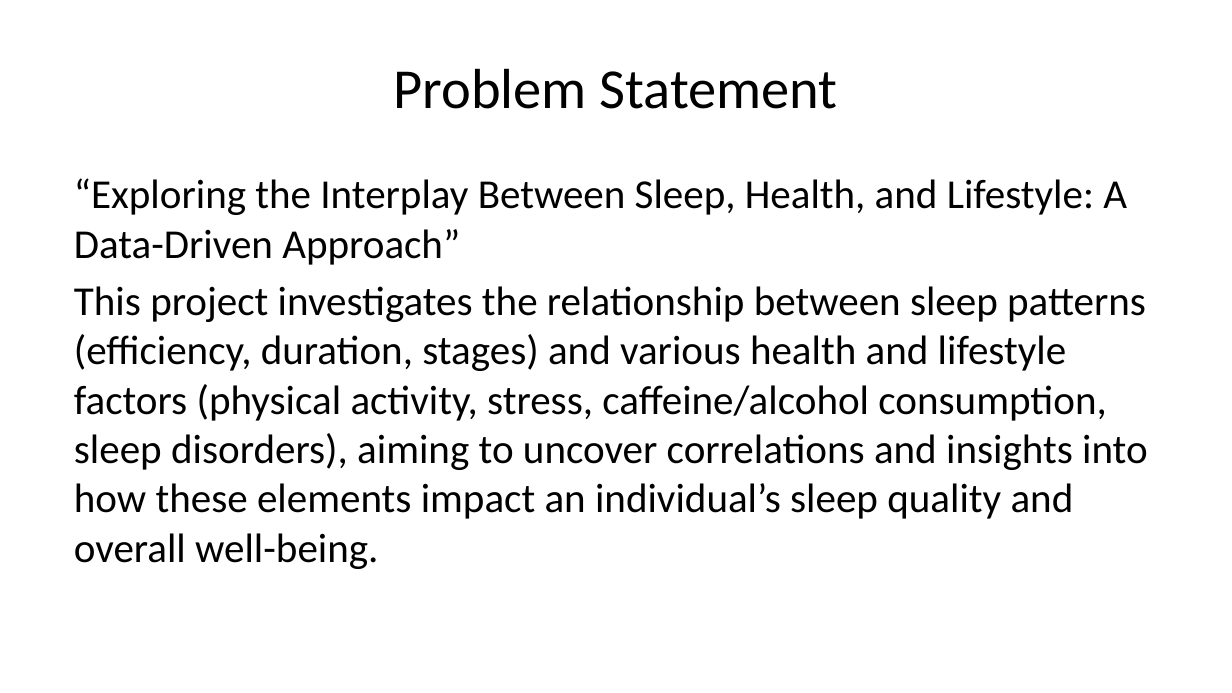
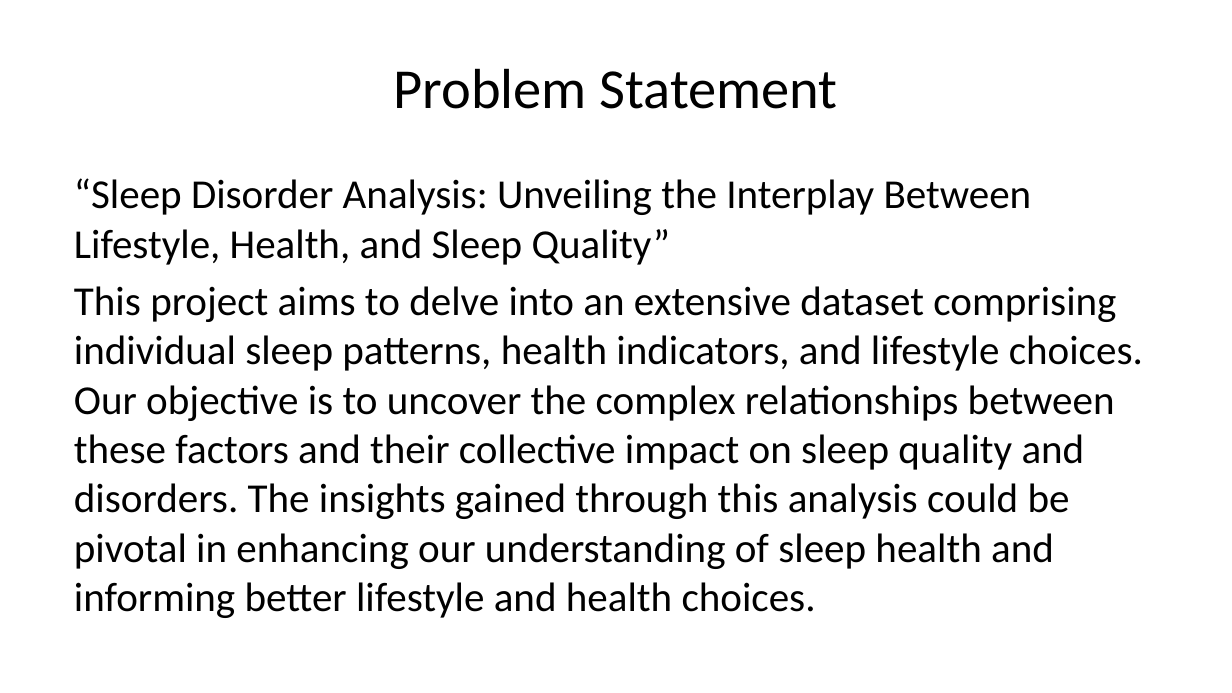
Before and after one commit to Sarah-Alshumayri/Data_Sciences_PPT, a slide deck: slide 2 of Progress_Presentation.pptx. Drawn at 1232x693 pixels with LibreOffice and Linux fonts; fonts in the diff are those of the drawing. Boxes give left, top, right and bottom in pixels: in the first picture for what was removed or moved away, otherwise in the second. Text is boxed around its words. In the diff, an @@ line names an element or a change of style, - is before the commit and + after.

```diff
--- a/Progress_Presentation.pptx
+++ b/Progress_Presentation.pptx
@@ text at (74, 178, 1143, 618): text changed @@
-“Exploring the Interplay Between Sleep, Health, and Lifestyle: A Data-Driven Approach”
-This project investigates the relationship between sleep patterns (efficiency, duration, stages) and various health and lifestyle factors (physical activity, stress, caffeine/alcohol consumption, sleep disorders), aiming to uncover correlations and insights into how these elements impact an individual’s sleep quality and overall well-being.
+“Sleep Disorder Analysis: Unveiling the Interplay Between Lifestyle, Health, and Sleep Quality”
+This project aims to delve into an extensive dataset comprising individual sleep patterns, health indicators, and lifestyle choices. Our objective is to uncover the complex relationships between these factors and their collective impact on sleep quality and disorders. The insights gained through this analysis could be pivotal in enhancing our understanding of sleep health and informing better lifestyle and health choices.
```
Also in this commit, not shown: 1 other slide changed, 2 slides added, 1 slide removed, 2 other files.
